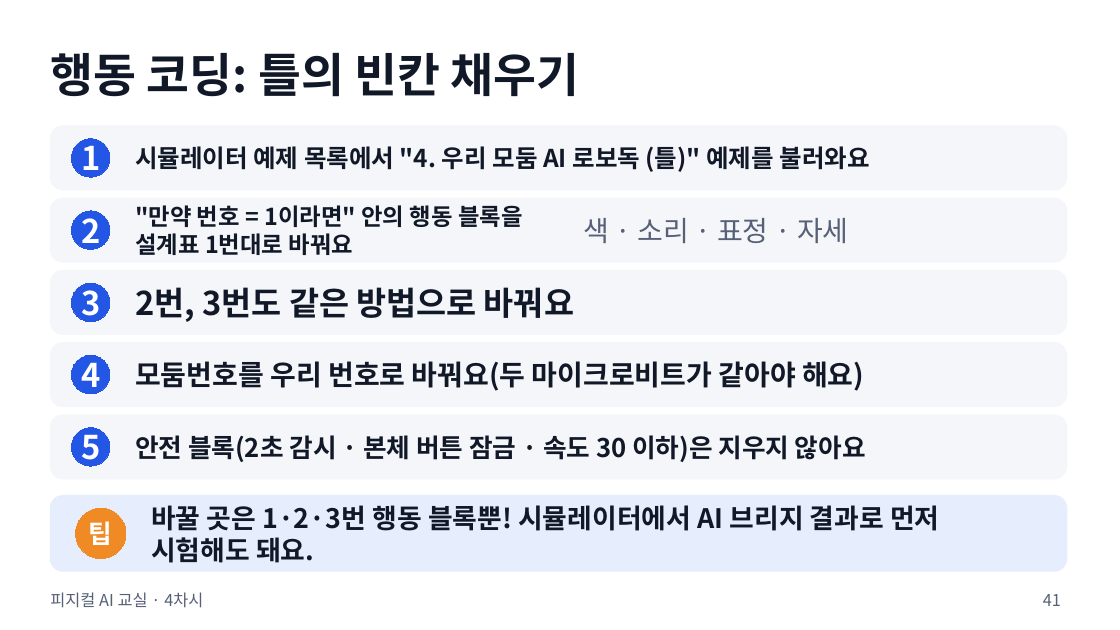
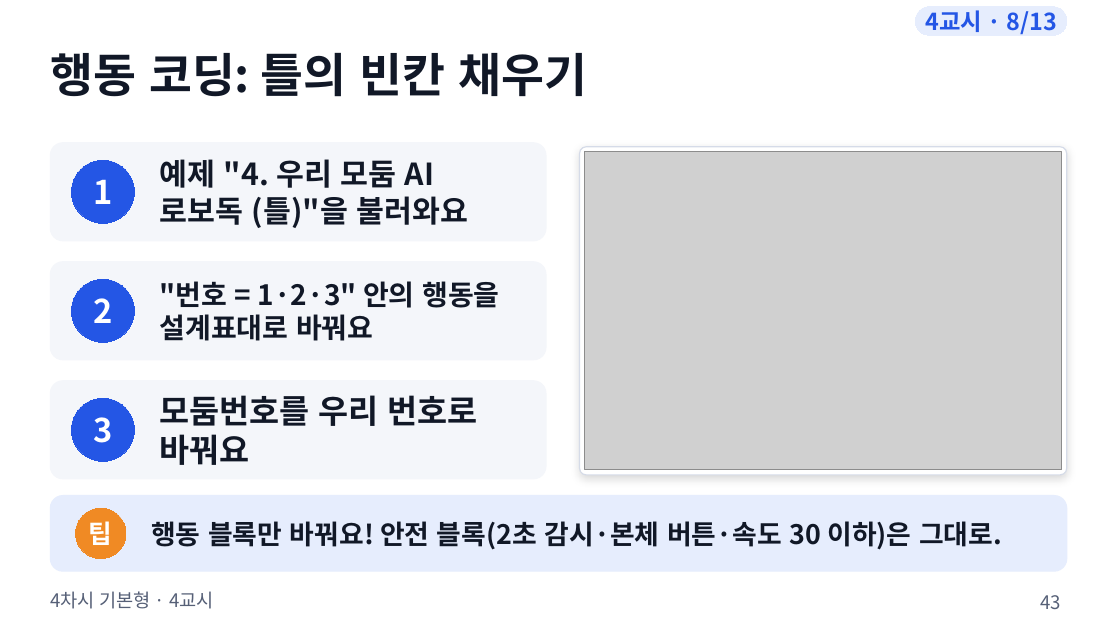
Before and after one commit to boundaryx01-uniquelife/microbit, a slide deck: slide 43 of bridge/docs/materials/4차시_기본형/4차시_수업슬라이드.pptx (slide 41 before the commit). Drawn at 1120x630 pixels with LibreOffice and Linux fonts; fonts in the diff are those of the drawing; grey boxes stand for pictures. Boxes give left, top, right and bottom in pixels: in the first picture for what was removed or moved away, otherwise in the second. Text is boxed around its words. In the diff, an @@ line names an element or a change of style, - is before the commit and + after.

```diff
--- a/bridge/docs/materials/4차시_기본형/4차시_수업슬라이드.pptx
+++ b/bridge/docs/materials/4차시_기본형/4차시_수업슬라이드.pptx
@@ rounded rectangle added at [916,7,1067,35], fill #E6EDFD, outline #E6EDFD 0.75 pt, 20 pt, text #2456E5, bold @@
+4교시 · 8/13
@@ rounded rectangle removed at [50,126,1067,190] @@
@@ rounded rectangle added at [50,143,546,241], fill #F4F6FA, outline #F4F6FA 1 pt @@
@@ rounded rectangle added at [580,147,1067,476], fill #FFFFFF, outline #D5DBE8 1 pt @@
@@ ellipse "1": place and size @@
-ellipse "1" at [71,139,110,177]
+ellipse "1" at [71,160,134,223]
@@ text at [160,159,469,228]: text changed; size 21 to 26 pt @@
-시뮬레이터 예제 목록에서 "4. 우리 모둠 AI 로보독 (틀)" 예제를 불러와요
+예제 "4. 우리 모둠 AI 로보독 (틀)"을 불러와요
@@ picture added at [585,152,1062,471] @@
@@ rounded rectangle removed at [50,198,1067,262] @@
@@ text removed at [583,218,849,243] @@
-색 · 소리 · 표정 · 자세
@@ rounded rectangle: place and size @@
-rounded rectangle at [50,271,1067,334]
+rounded rectangle at [50,262,546,360]
@@ rounded rectangle at [50,262,546,360]: proportions changed @@
@@ ellipse "2": place and size @@
-ellipse "2" at [71,211,110,250]
+ellipse "2" at [71,280,134,343]
@@ text removed at [135,287,574,322] @@
-2번, 3번도 같은 방법으로 바꿔요
@@ text at [160,281,499,341]: text changed; size 20 to 24 pt @@
-"만약 번호 = 1이라면" 안의 행동 블록을 설계표 1번대로 바꿔요
+"번호 = 1·2·3" 안의 행동을 설계표대로 바꿔요
@@ rounded rectangle removed at [50,343,1067,407] @@
@@ ellipse removed at [71,355,110,394] @@
-4
@@ rounded rectangle at [50,381,546,479]: proportions changed @@
@@ rounded rectangle: place and size @@
-rounded rectangle at [50,415,1067,479]
+rounded rectangle at [50,381,546,479]
@@ ellipse "3": place and size @@
-ellipse "3" at [71,283,110,322]
+ellipse "3" at [71,398,134,461]
@@ text at [160,395,478,465]: text changed; size 24 to 28 pt @@
-모둠번호를 우리 번호로 바꿔요(두 마이크로비트가 같아야 해요)
+모둠번호를 우리 번호로 바꿔요
@@ ellipse removed at [71,428,110,466] @@
-5
@@ text removed at [151,505,939,563] @@
-바꿀 곳은 1·2·3번 행동 블록뿐! 시뮬레이터에서 AI 브리지 결과로 먼저 시험해도 돼요.
@@ text at [151,521,1002,550]: text changed; size 22 to 23 pt @@
-안전 블록(2초 감시 · 본체 버튼 잠금 · 속도 30 이하)은 지우지 않아요
+행동 블록만 바꿔요! 안전 블록(2초 감시·본체 버튼·속도 30 이하)은 그대로.
@@ text at [50,591,214,609]: text changed; size 14 to 16 pt @@
-피지컬 AI 교실 · 4차시
+4차시 기본형 · 4교시
@@ page number at [1040,595,1061,609]: text changed; size 14 to 16 pt @@
-41
+43
```
Also in this commit, not shown: 44 other slides changed, 3 slides added, 1 slide removed, 25 other files.
